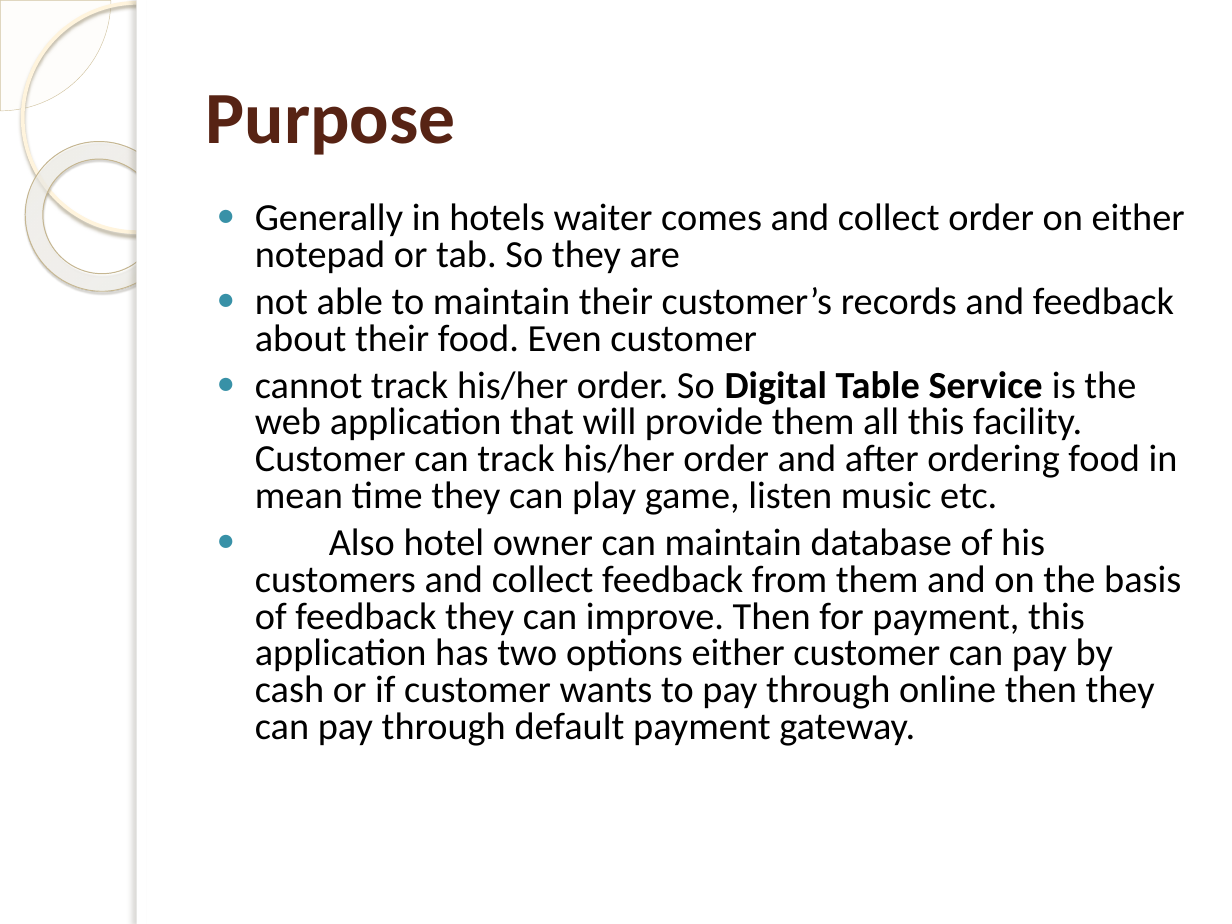
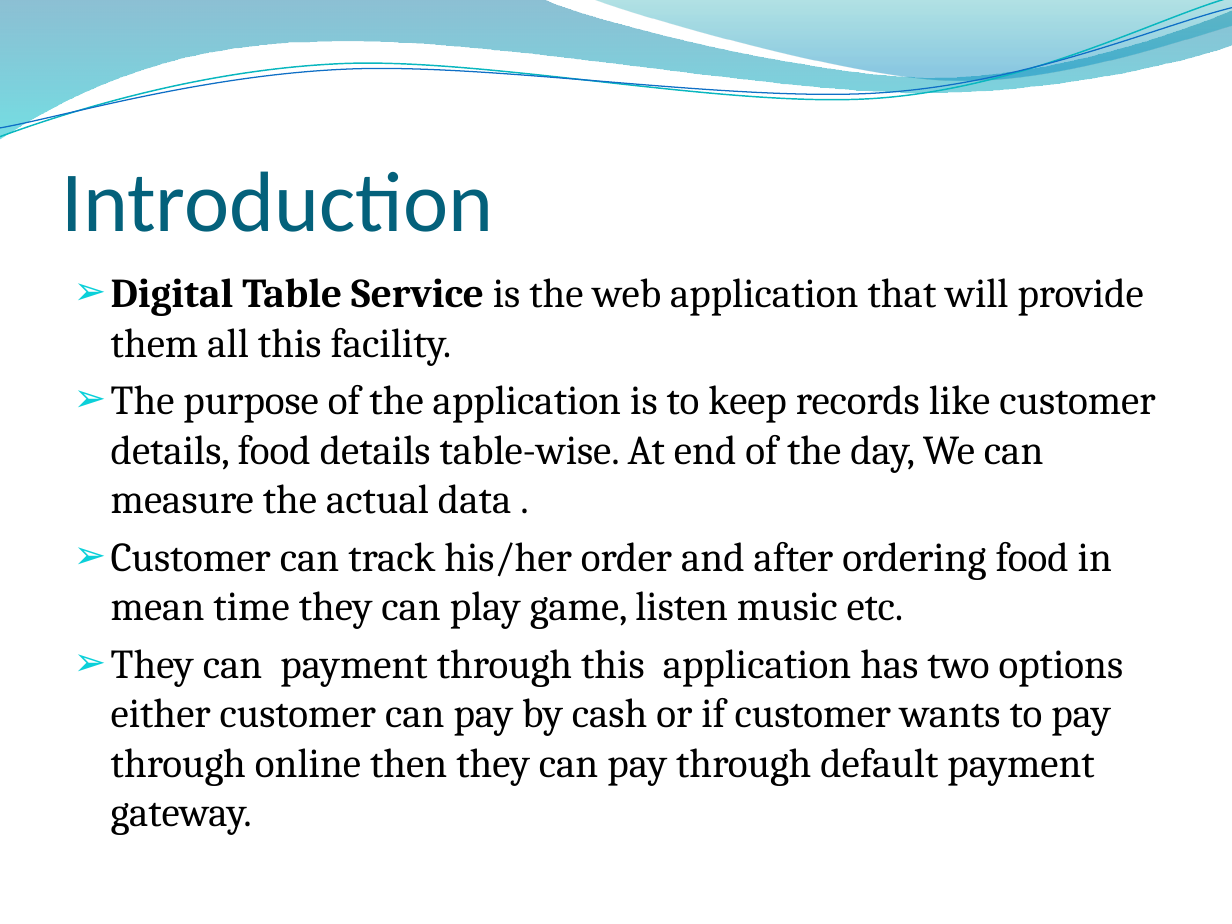
Before and after one commit to digitaltable07/SRS, a slide deck: slide 3 of Digital Table service.pptx (slide 2 before the commit). Drawn at 1232x924 pixels with LibreOffice and Linux fonts; fonts in the diff are those of the drawing; background and template pictures are left out. Boxes give left, top, right and bottom in pixels: in the first picture for what was removed or moved away, otherwise in the second. Text is boxed around its words. In the diff, an @@ line names an element or a change of style, - is before the commit and + after.

Commit message:
Final PPT Start- introduction

```diff
--- a/Digital Table service.pptx
+++ b/Digital Table service.pptx
@@ pie slice (boxed as its full ellipse) removed at box(0, 0, 111, 111) @@
@@ freeform shape added at box(0, 0, 1232, 139), fill gradient #0074A1 to #00C6CF @@
@@ freeform shape added at box(0, 0, 1232, 144), outline #0AB8BF 0.85 pt @@
@@ freeform shape added at box(0, 8, 1232, 137), outline #0F6FC6 0.75 pt @@
@@ ellipse removed at box(22, 2, 251, 232) @@
@@ rectangle removed at box(137, 0, 1232, 924) @@
@@ rectangle removed at box(137, 0, 147, 924) @@
@@ freeform shape added at box(590, 0, 1232, 85), fill gradient #00A1A9 to #008BBF @@
@@ donut removed at box(0, 111, 206, 322) @@
@@ title removed at box(206, 95, 456, 155) @@
-Purpose
@@ title added at box(62, 171, 493, 232), 50 pt, text #04617B @@
+Introduction
@@ text at box(111, 278, 1155, 835): text changed; size 22.4 to 24.1 pt; font Calibri to Cambria @@
-● Generally in hotels waiter comes and collect order on either notepad or tab. So they are
-● not able to maintain their customer’s records and feedback about their food. Even customer
-● cannot track his/her order. So Digital Table Service is the web application that will provide them all this facility. Customer can track his/her order and after ordering food in mean time they can play game, listen music etc.
-● Also hotel owner can maintain database of his customers and collect feedback from them and on the basis of feedback they can improve. Then for payment, this application has two options either customer can pay by cash or if customer wants to pay through online then they can pay through default payment gateway.
+➢ Digital Table Service is the web application that will provide them all this facility.
+➢ The purpose of the application is to keep records like customer details, food details table-wise. At end of the day, We can measure the actual data .
+➢ Customer can track his/her order and after ordering food in mean time they can play game, listen music etc.
+➢ They can payment through this application has two options either customer can pay by cash or if customer wants to pay through online then they can pay through default payment gateway.
```
Also in this commit, not shown: 5 slides added, 10 slides removed.
